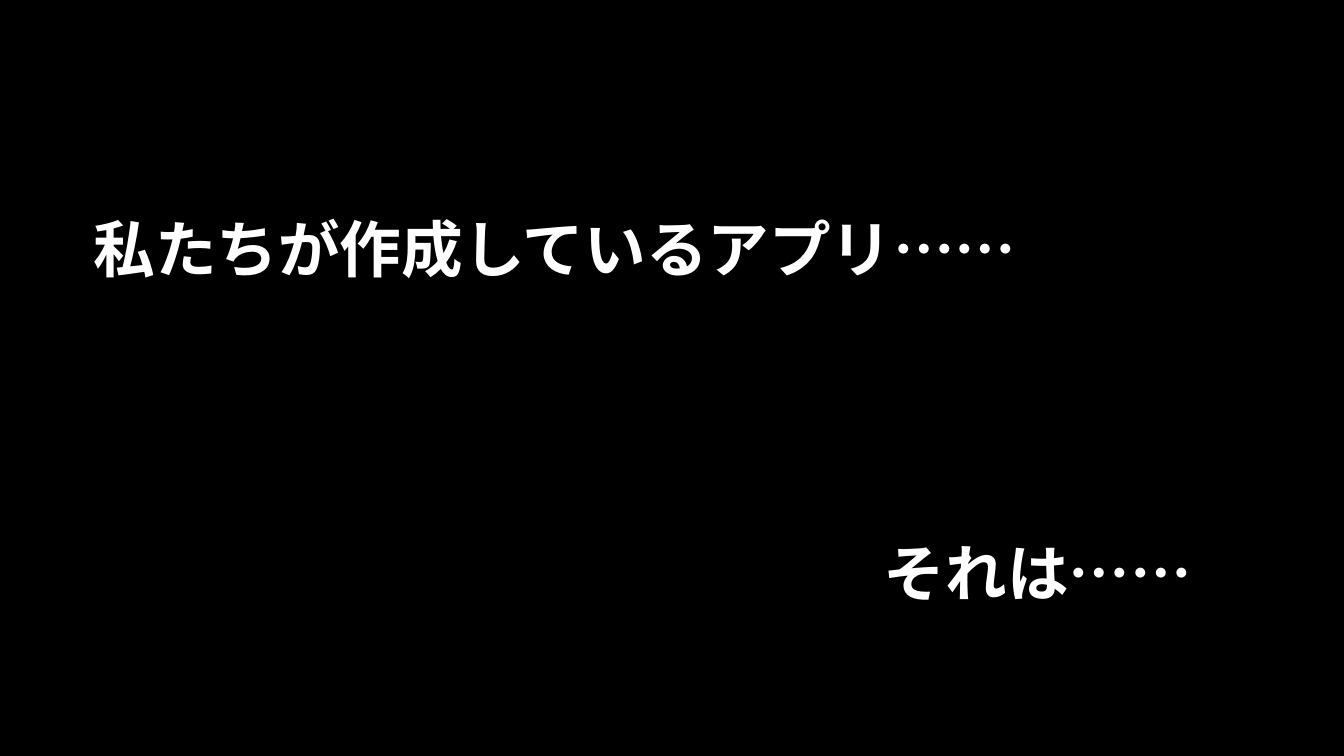
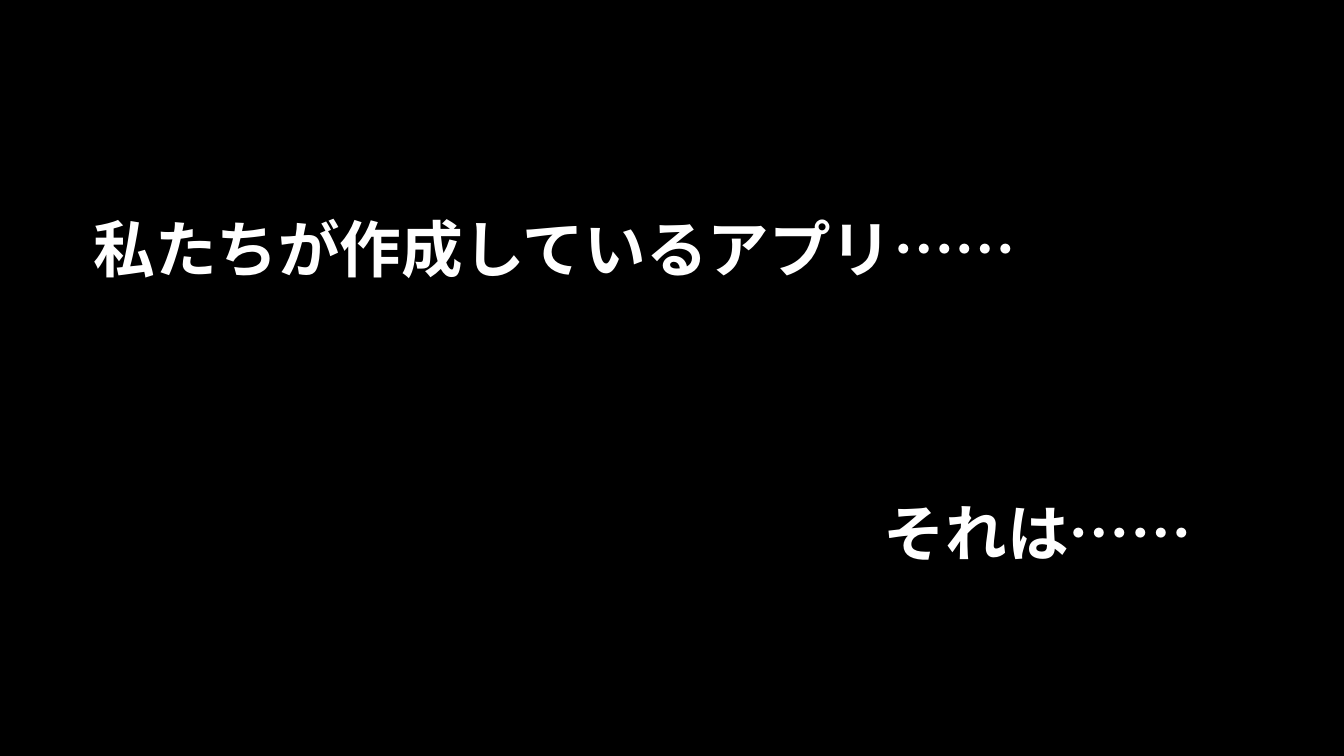
Before and after one commit to nakaharashuto/-, a slide deck: slide 2 of 進捗状況報告書(おふざけ).pptx. Drawn at 1344x756 pixels with LibreOffice and Linux fonts; fonts in the diff are those of the drawing; background and template pictures are left out. Boxes give left, top, right and bottom in pixels: in the first picture for what was removed or moved away, otherwise in the second. Text is boxed around its words. In the diff, an @@ line names an element or a change of style, - is before the commit and + after.

```diff
--- a/進捗状況報告書(おふざけ).pptx
+++ b/進捗状況報告書(おふざけ).pptx
@@ text "それは……": place and size @@
-text "それは……" at <box>884,546,1192,600</box>
+text "それは……" at <box>884,506,1192,560</box>
```
